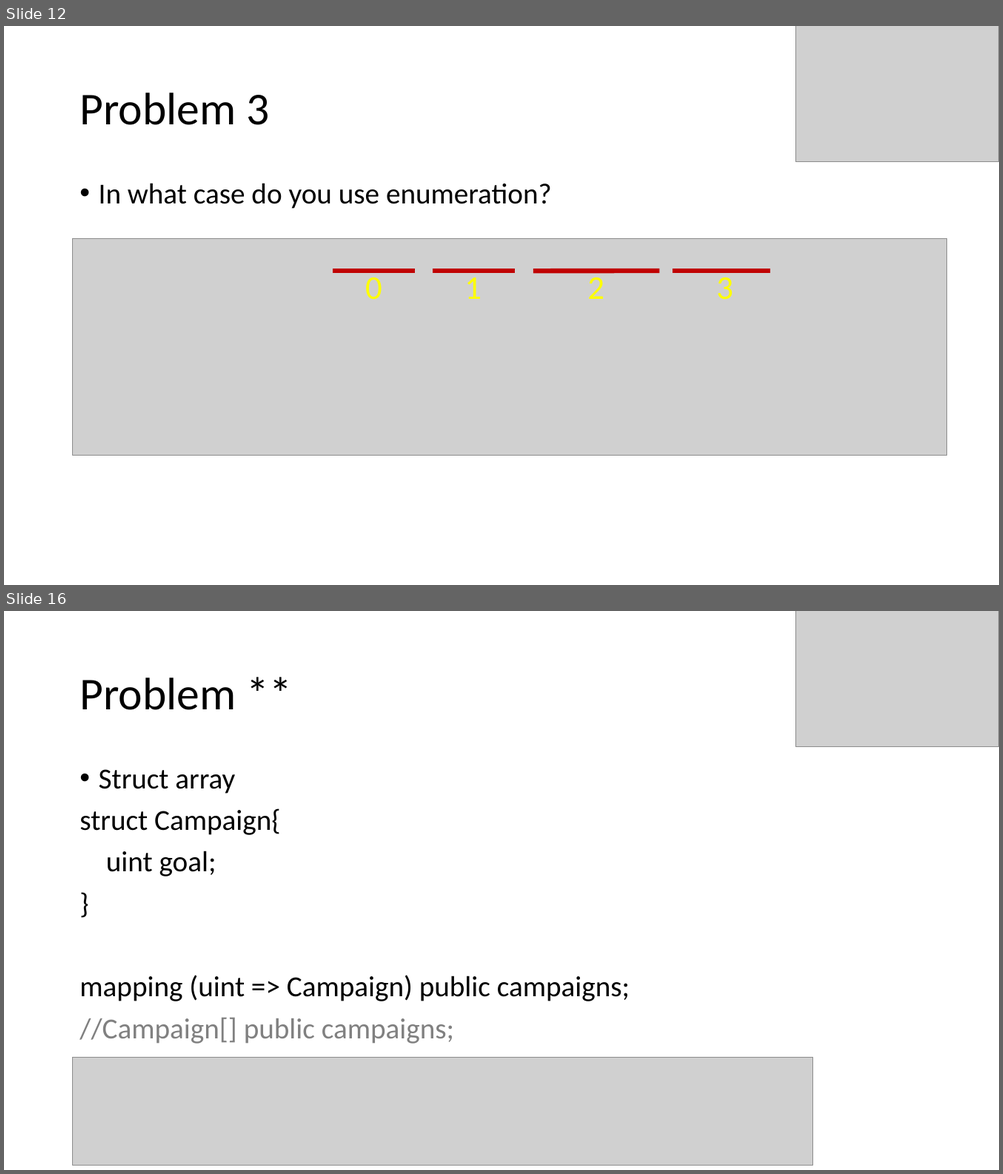
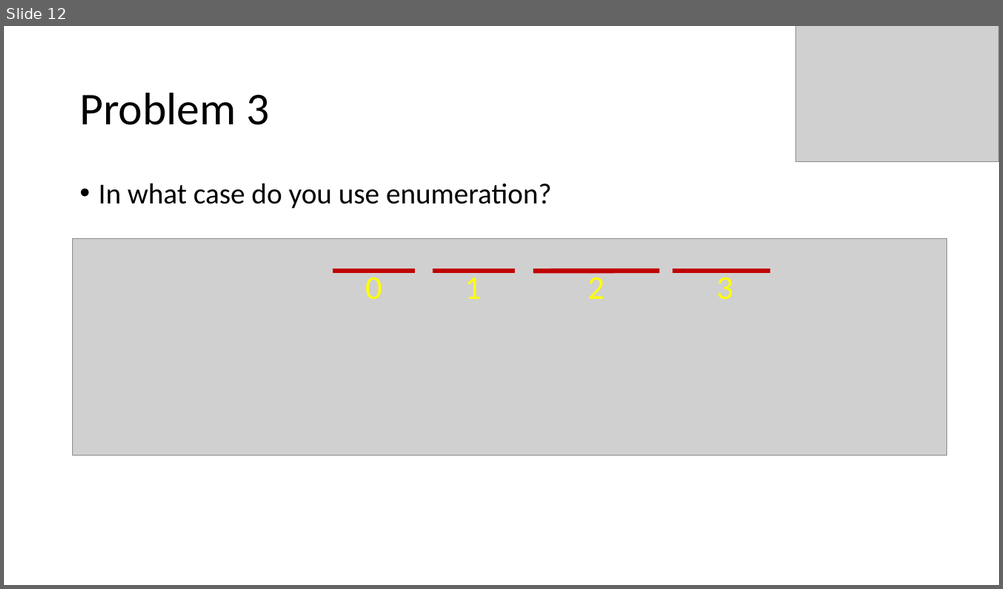
Before and after one commit to ryu9827/bootcamp-slices, a slide deck: Presentation-Bruce.pptx. Shown one above the other, each under a label of ours: slides 12 and 16 before the commit, slide 12 after it; the slides between them are not shown. The pictures are 1003x1174 and 1003x589 pixels, drawn with LibreOffice and Linux fonts; fonts in the diff are those of the drawing; grey boxes stand for pictures. Boxes give left, top, right and bottom in pixels: in the first picture for what was removed or moved away, otherwise in the second. Text is boxed around its words. In the diff, an @@ line names an element or a change of style, - is before the commit and + after.

```diff
--- a/Presentation-Bruce.pptx
+++ b/Presentation-Bruce.pptx
@@ slide 16 removed at (4, 611, 999, 1170), background #FFFFFF @@
@@ picture removed at (796, 611, 999, 747) @@
@@ title removed at (79, 678, 236, 710) @@
-Problem **
@@ text removed at (79, 769, 629, 1044) @@
-• Struct array
-struct Campaign{
-uint goal;
-}
-mapping (uint => Campaign) public campaigns;
-//Campaign[] public campaigns;
@@ picture removed at (73, 1057, 813, 1165) @@
```
Also in this commit, not shown: 4 slides changed, 1 slide added, 1 other slide removed.
